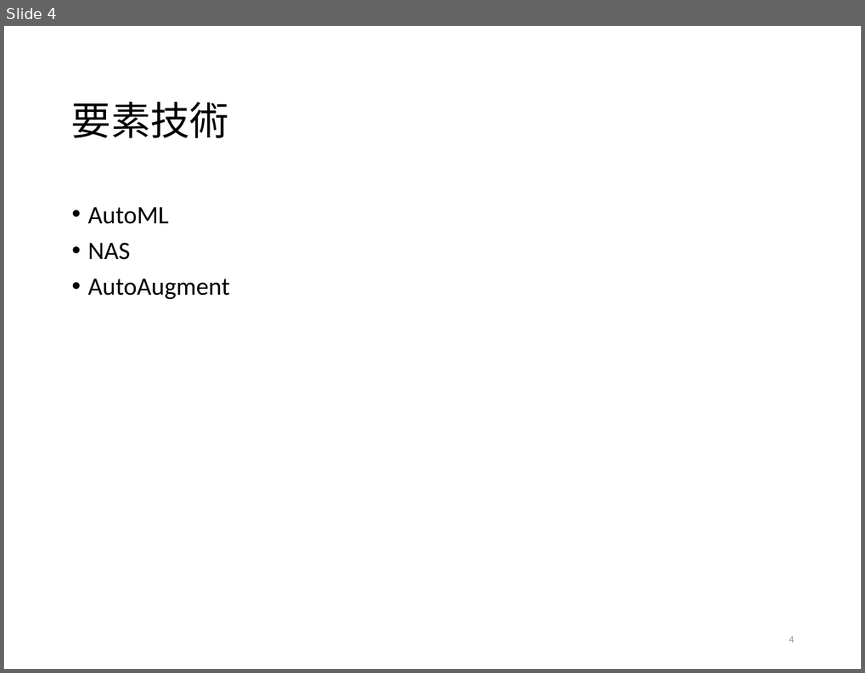
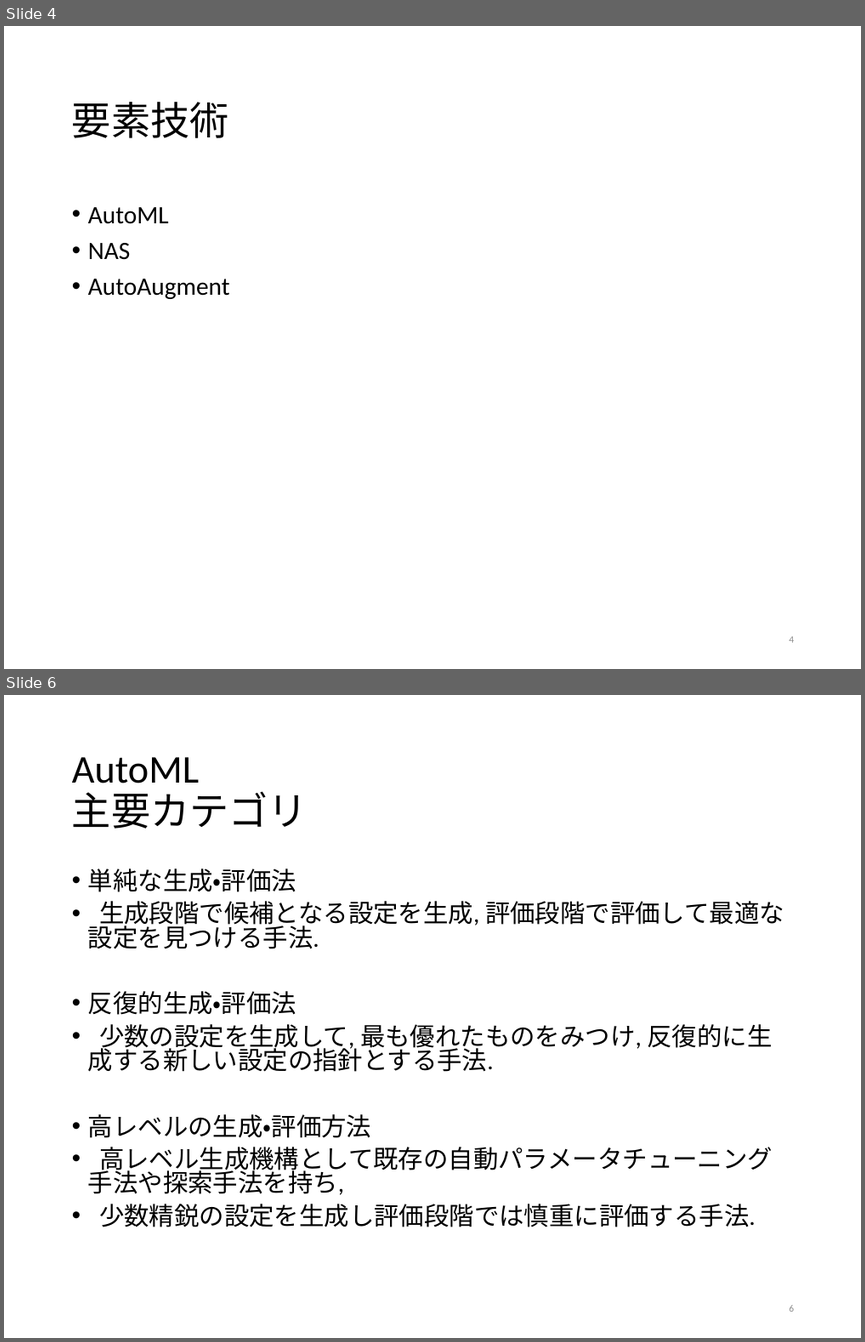
Before and after one commit to tatsuya-sugiyama/WeeklyReport, a slide deck: report/2020前期/2020sugiyama.pptx. Shown one above the other, each under a label of ours: slide 4 before the commit, slides 4 and 6 after it; the slides between them are not shown. The pictures are 865x673 and 865x1342 pixels, drawn with LibreOffice and Linux fonts; fonts in the diff are those of the drawing. Boxes give left, top, right and bottom in pixels: in the first picture for what was removed or moved away, otherwise in the second. Text is boxed around its words. In the diff, an @@ line names an element or a change of style, - is before the commit and + after.

```diff
--- a/report/2020前期/2020sugiyama.pptx
+++ b/report/2020前期/2020sugiyama.pptx
@@ slide 6 added at [4, 695, 861, 1338], background #FFFFFF @@
@@ title added at [72, 757, 307, 828], 33 pt, text #000000 @@
+AutoML
+主要カテゴリ
@@ text added at [88, 868, 784, 1227], 21 pt, text #000000 @@
+• 単純な生成・評価法
+• 生成段階で候補となる設定を生成, 評価段階で評価して最適な設定を見つける手法.
+• 反復的生成・評価法
+• 少数の設定を生成して, 最も優れたものをみつけ, 反復的に生成する新しい設定の指針とする手法.
+• 高レベルの生成・評価方法
+• 高レベル生成機構として既存の自動パラメータチューニング手法や探索手法を持ち,
+• 少数精鋭の設定を生成し評価段階では慎重に評価する手法.
@@ page number added at [789, 1304, 794, 1311], 8.2 pt, text #8C8C8C @@
+6
```
Also in this commit, not shown: 5 slides changed, 13 other slides added, 2 slides removed.
